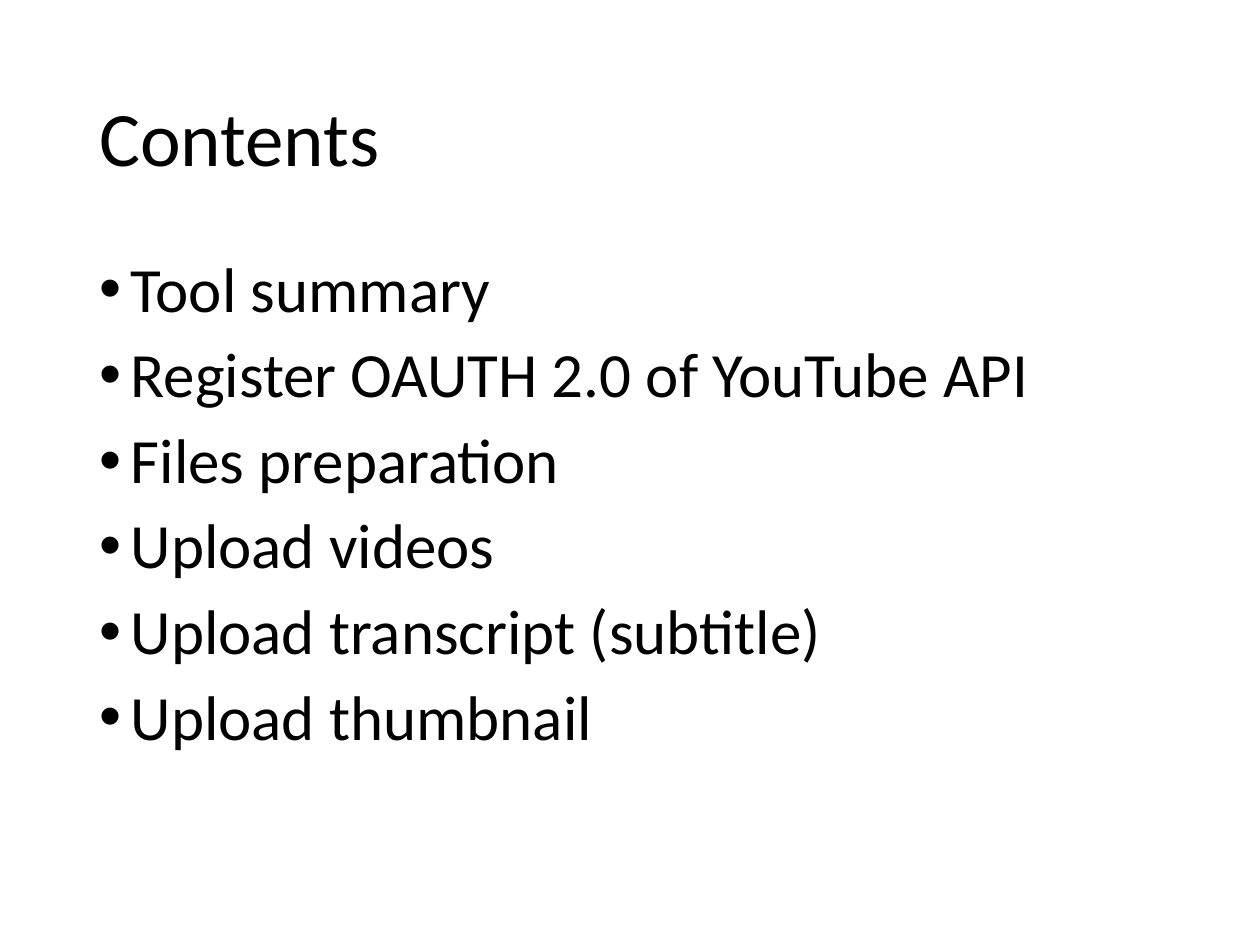
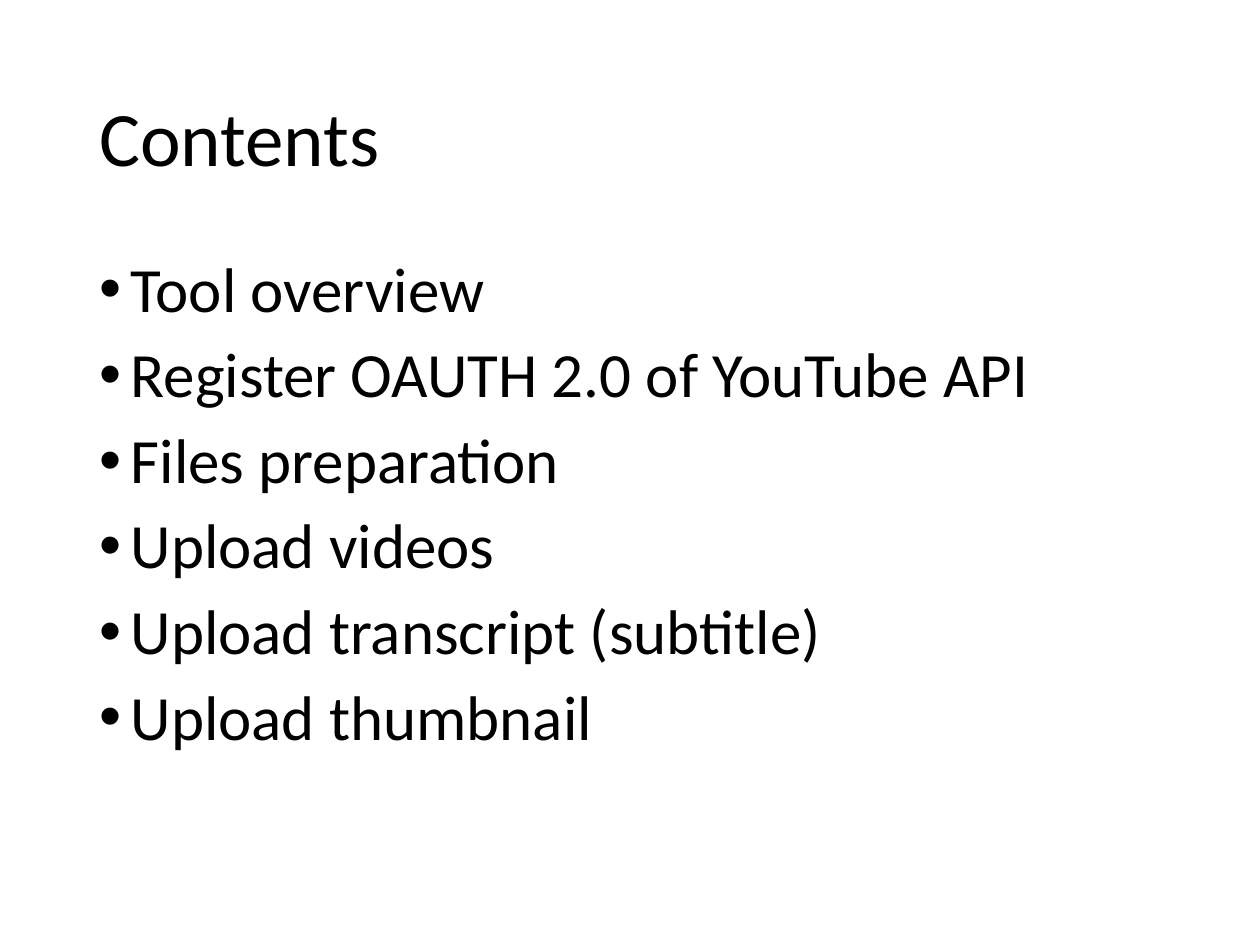
Before and after one commit to KeNopphon/edx-YouTube-video-uploading-tool, a slide deck: slide 2 of youtube_uploading_tool.pptx. Drawn at 1260x945 pixels with LibreOffice and Linux fonts; fonts in the diff are those of the drawing. Boxes give left, top, right and bottom in pixels: in the first picture for what was removed or moved away, otherwise in the second. Text is boxed around its words. In the diff, an @@ line names an element or a change of style, - is before the commit and + after.

```diff
--- a/youtube_uploading_tool.pptx
+++ b/youtube_uploading_tool.pptx
@@ text at (x1=131, y1=268, x2=484, y2=313): text changed @@
-• Tool summary
+• Tool overview
```
Also in this commit, not shown: 1 other slide changed, 1 other file.
